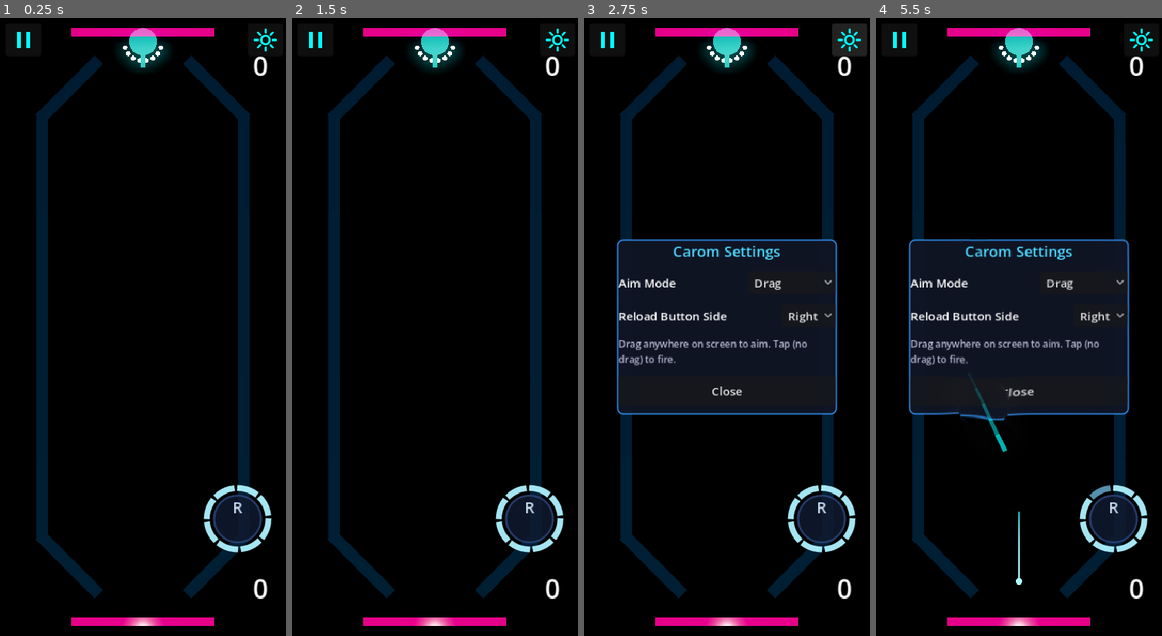
Above: before the commit, frames 1-4 (left to right).
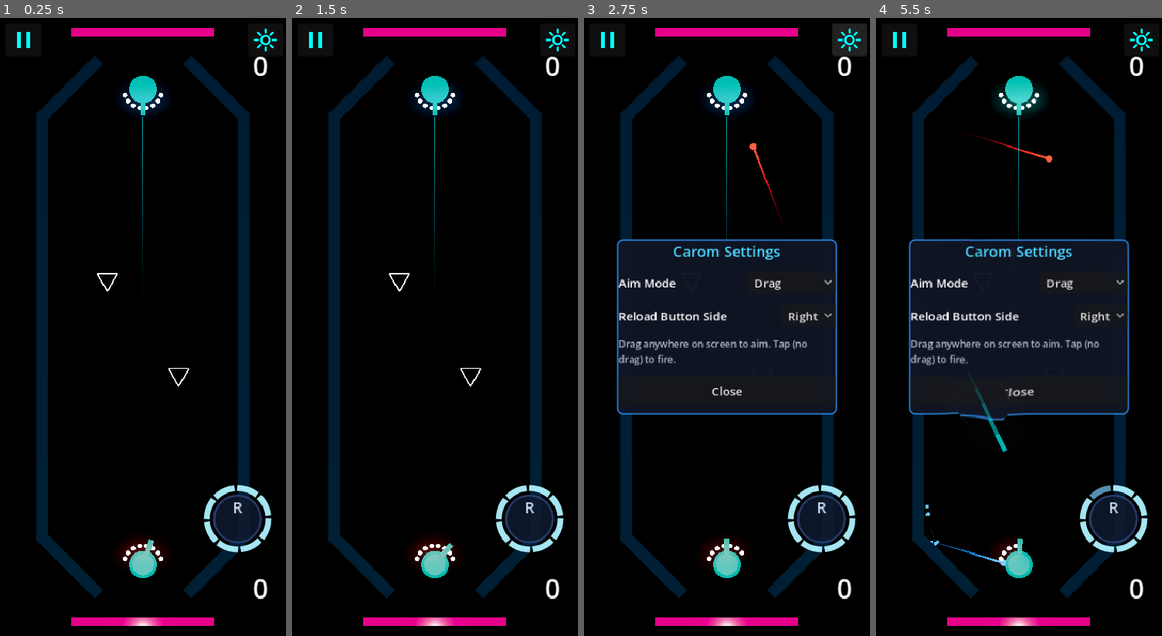
Above: after the commit, the same moments.

Repository: mchambers-mojang/sweet-vinegar-games
Game: Godot game, scene res://carom/scenes/carom_arena.tscn
The game is run twice, just before and just after one commit, with the same random seed, the same clock (stepped at 60 frames per second) and the same inputs. This scene is started directly instead of the project's main scene.
Inputs (mouse positions are in pixels of both pictures, inside the frame that each line leads up to):
- Up to frame 1 (0.25 s): no input
- Up to frame 2 (1.5 s): click (314, 42) at 0.5 s; click "Resume" at 1.25 s
- Up to frame 3 (2.75 s): click (849, 42) at 2 s
- Up to frame 4 (5.5 s): click "Drag" at 2.75 s; click "Right" at 3.5 s; tap Enter (ui_accept) at 4.25 s; drag from (1113, 518) to (1047, 191) at 4.27 s; drag from (961, 357) to (1004, 450) at 5.02 s

The runs differ from the first frame. In frame 1, 2.4% of the frame differs, in the area x 33-67%, y 1-91%; in frame 2, 2.4%; in frame 3, 2.3%; in frame 4, 2.4%.
Error before the commit: Parse Error: Identifier "_goal_targets" not declared in the current scope. (res://carom/scripts/carom_puck.gd:140)

Commit message:
fix(carom): restore _goal_targets for stall nudge logic
Co-authored-by: Copilot <223556219+Copilot@users.noreply.github.com>

Diff:
--- a/carom/scripts/carom_puck.gd
+++ b/carom/scripts/carom_puck.gd
@@ -16,6 +16,7 @@
 const PULSE_FREQ_NEAR: float = 4.0
 
 var _player_goal: Vector3 = Vector3.ZERO
+var _goal_targets: Array[Vector3] = []
 var _arena_length: float = 30.0
 var _reset_position: Vector3 = Vector3.ZERO
 var _puck_material: StandardMaterial3D = null
@@ -58,6 +59,7 @@
 func configure(goal_targets: Array[Vector3], reset_position: Vector3) -> void:
 	# Player turret is at the bottom (south spawn, Z=2) defending the SouthGoal (Z=-0.4).
 	# Puck entering SouthGoal = opponent scores on player. That's the danger zone.
+	_goal_targets = goal_targets.duplicate()
 	if goal_targets.size() >= 2:
 		_player_goal = goal_targets[0]  # [south_goal, north_goal] — south is player's danger zone
 		_arena_length = goal_targets[0].distance_to(goal_targets[1])
